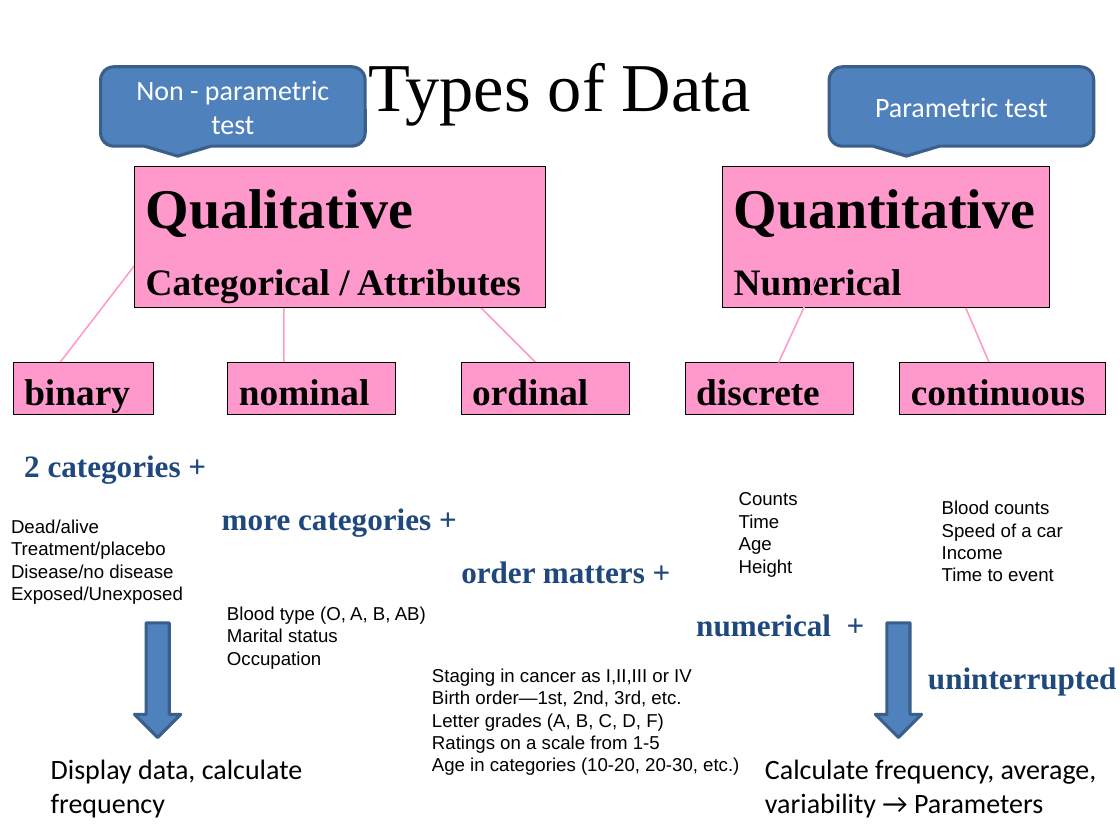
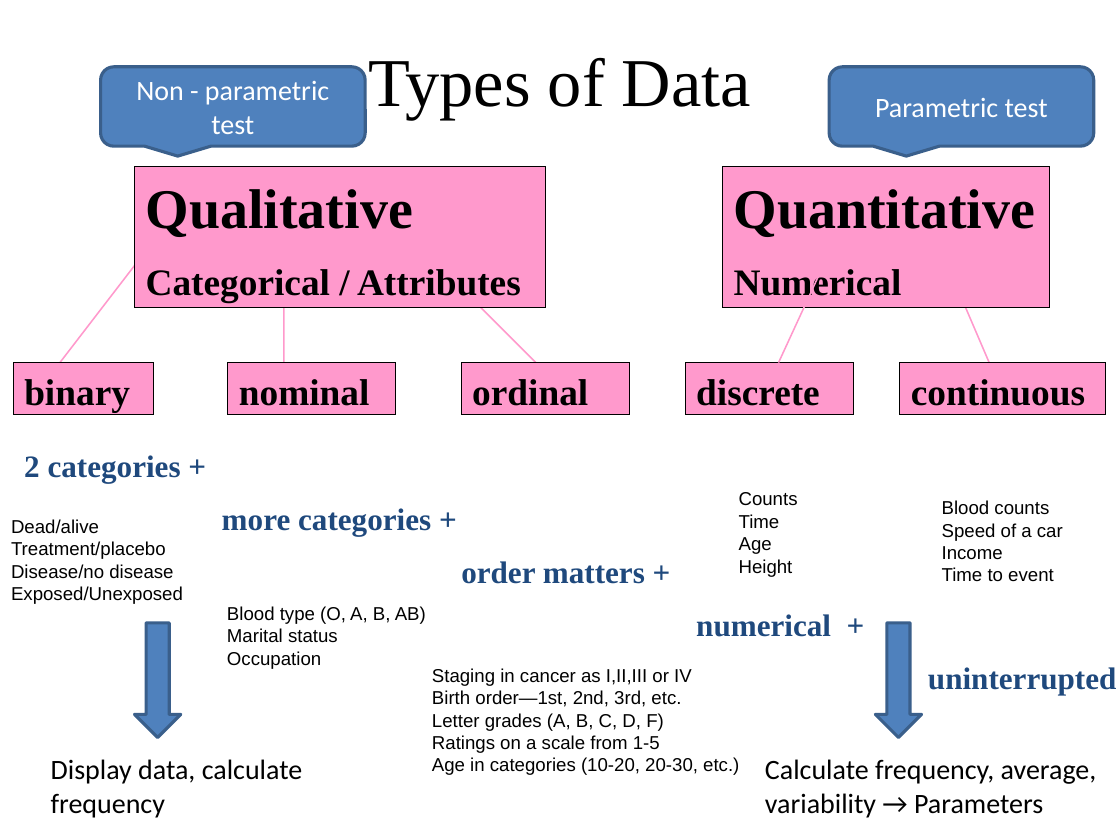
Before and after one commit to coursephd/Statistics_class, a slide deck: slide 2 of Day_2_Why statistics.pptx. Drawn at 1120x840 pixels with LibreOffice and Linux fonts; fonts in the diff are those of the drawing; background and template pictures are left out. Boxes give left, top, right and bottom in pixels: in the first picture for what was removed or moved away, otherwise in the second. Text is boxed around its words. In the diff, an @@ line names an element or a change of style, - is before the commit and + after.

```diff
--- a/Day_2_Why statistics.pptx
+++ b/Day_2_Why statistics.pptx
@@ title "Types of Data": place and size @@
-title "Types of Data" at (368,63,751,125)
+title "Types of Data" at (368,58,751,119)
```
Also in this commit, not shown: 4 other slides changed, 30 slides added, 21 slides removed, 12 other files.
